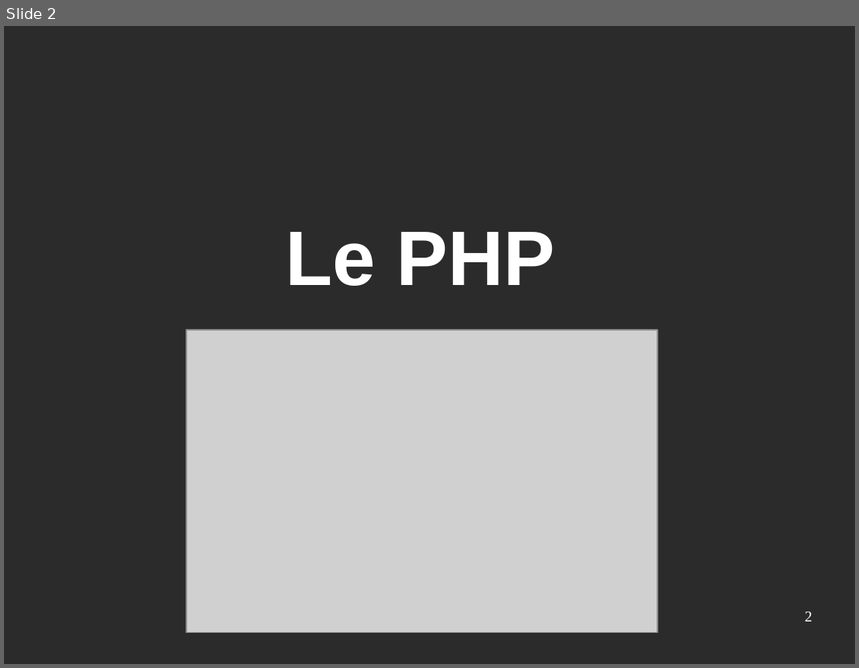
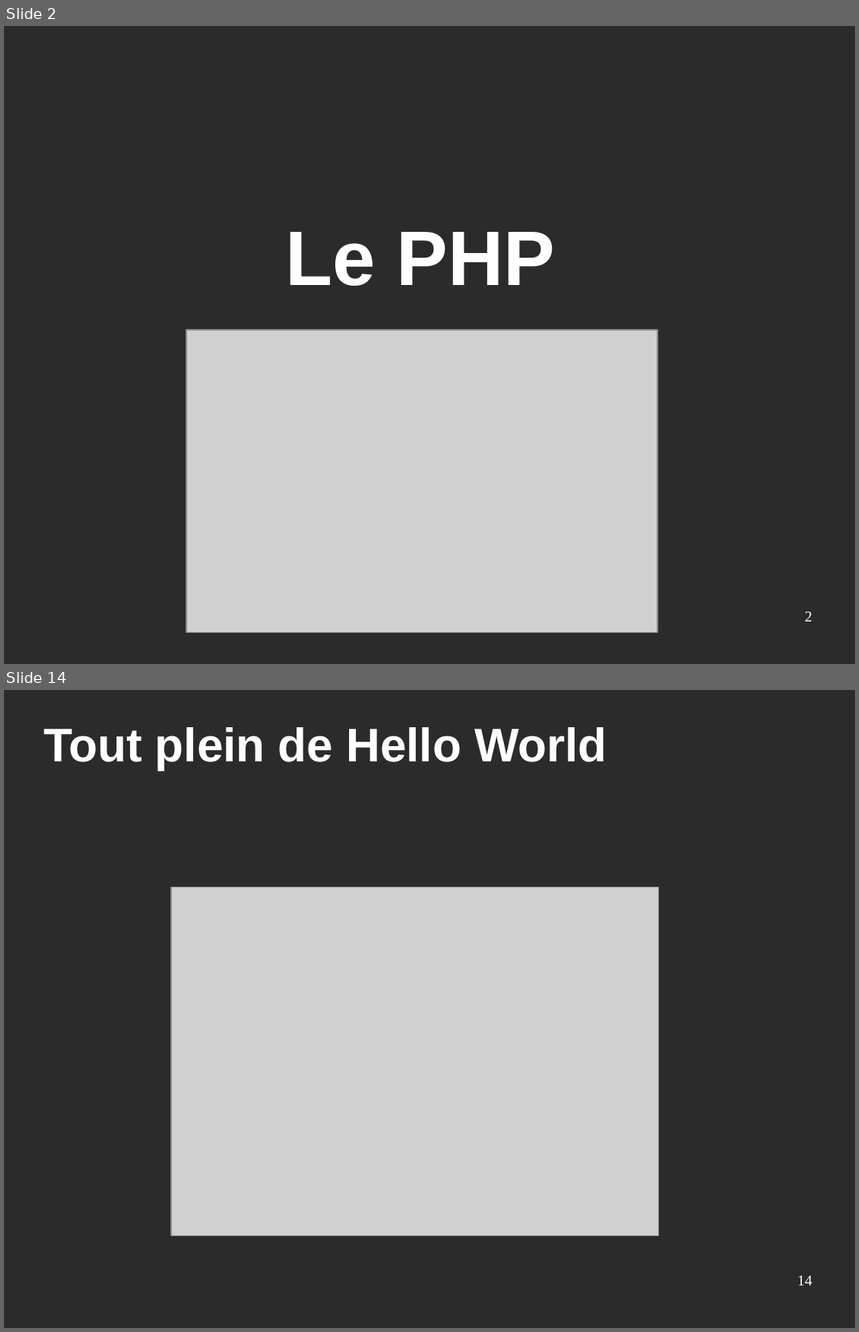
Before and after one commit to Eirbware/Formation, a slide deck: presentations/php.odp. Shown one above the other, each under a label of ours: slide 2 before the commit, slides 2 and 14 after it; the slides between them are not shown. The pictures are 859x668 and 859x1332 pixels, drawn with LibreOffice and Linux fonts; fonts in the diff are those of the drawing; grey boxes stand for pictures; background and template pictures are left out; a plain dark background stands for a picture behind light text. Boxes give left, top, right and bottom in pixels: in the first picture for what was removed or moved away, otherwise in the second. Text is boxed around its words. In the diff, an @@ line names an element or a change of style, - is before the commit and + after.

```diff
--- a/presentations/php.odp
+++ b/presentations/php.odp
@@ slide 14 added at [4,690,855,1328], background picture (left out) @@
@@ title added at [44,727,607,771], 44 pt, text #FFFFFF, bold @@
+Tout plein de Hello World
@@ picture added at [172,888,660,1237] @@
@@ page number added at [797,1276,813,1286], 14 pt, text #FFFFFF @@
+14
```
Also in this commit, not shown: 11 other slides added.
